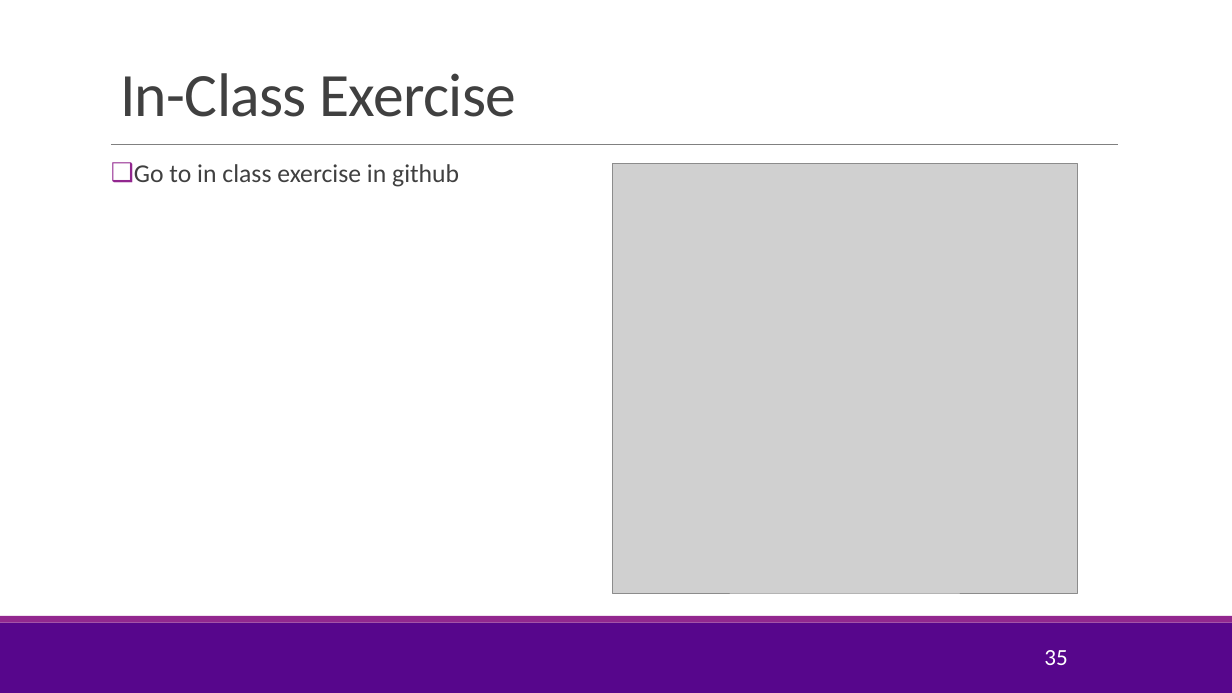
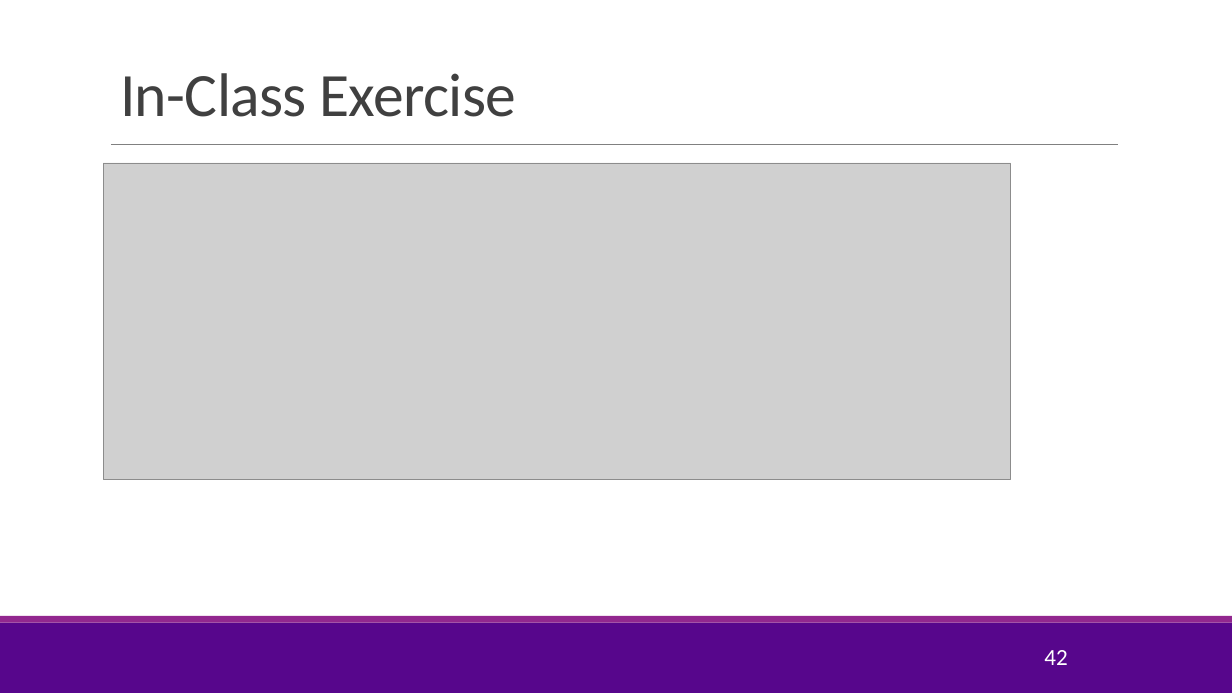
Before and after one commit to sdrangan/introml, a slide deck: slide 42 of lectures/Lect09_NeuralNet.pptx (slide 35 before the commit). Drawn at 1232x693 pixels with LibreOffice and Linux fonts; fonts in the diff are those of the drawing; grey boxes stand for pictures; background and template pictures are left out. Boxes give left, top, right and bottom in pixels: in the first picture for what was removed or moved away, otherwise in the second. Text is boxed around its words. In the diff, an @@ line names an element or a change of style, - is before the commit and + after.

```diff
--- a/lectures/Lect09_NeuralNet.pptx
+++ b/lectures/Lect09_NeuralNet.pptx
@@ picture added at [104, 163, 1011, 480] @@
@@ text removed at [134, 164, 459, 187] @@
-❑ Go to in class exercise in github
@@ picture removed at [613, 164, 1078, 593] @@
@@ page number at [1044, 650, 1067, 665]: text changed @@
-35
+42
```
Also in this commit, not shown: 9 other slides changed, 4 slides added, 1 other file.
